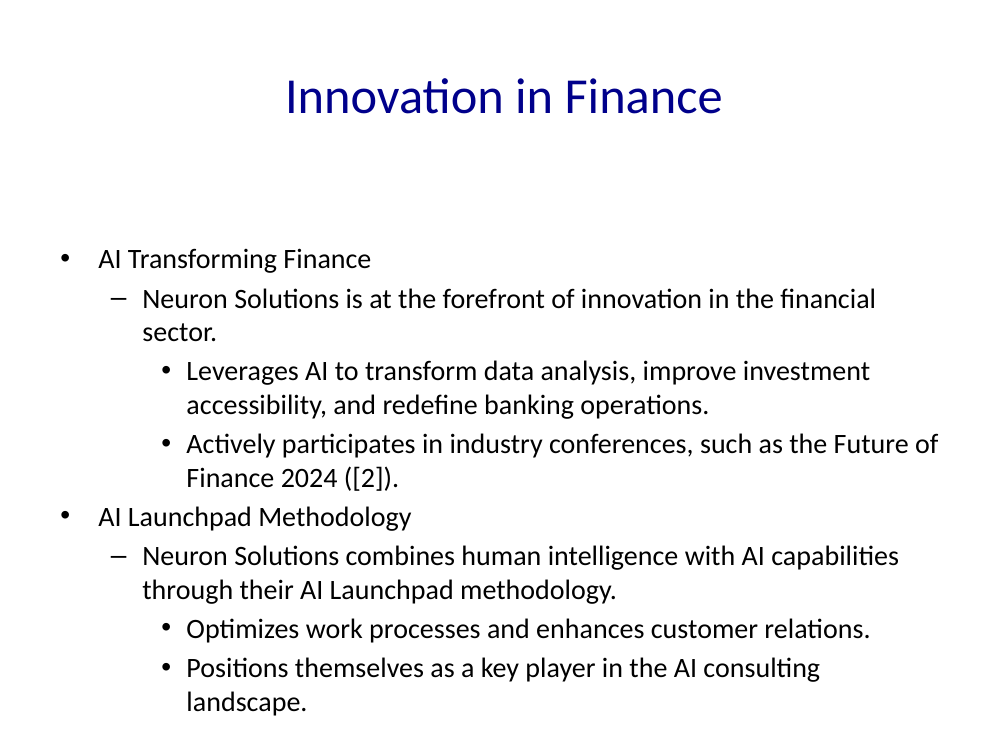
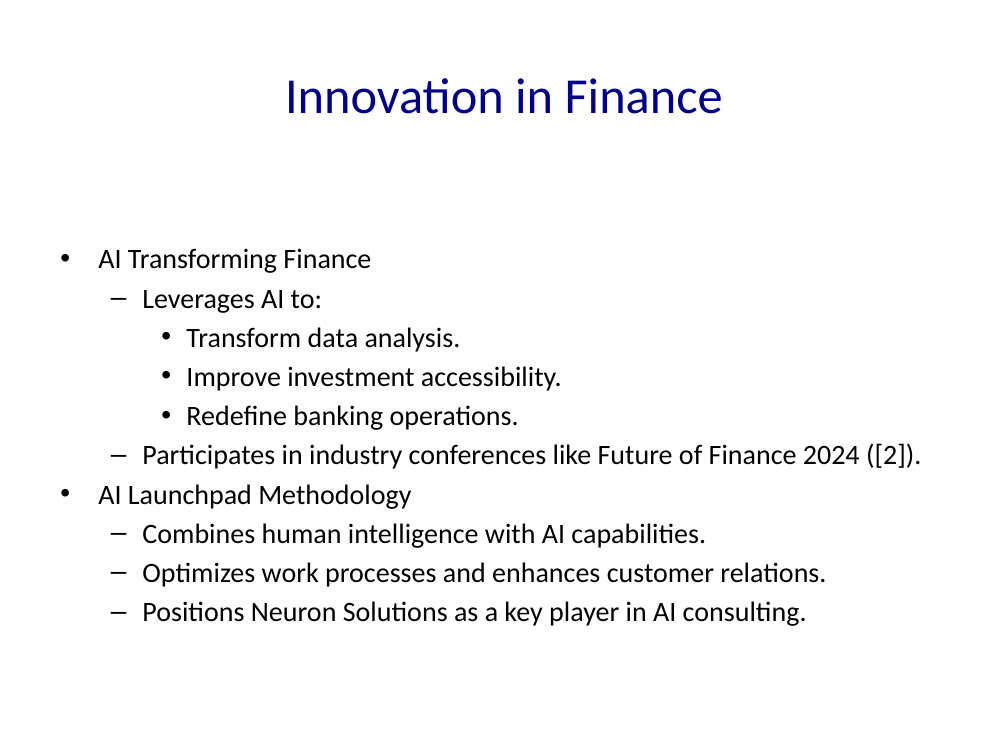
Before and after one commit to Frank-Gu-81/slides_autogeneration, a slide deck: slide 2 of Neuron_Solutions_Presentation.pptx. Drawn at 1008x756 pixels with LibreOffice and Linux fonts; fonts in the diff are those of the drawing. Boxes give left, top, right and bottom in pixels: in the first picture for what was removed or moved away, otherwise in the second. Text is boxed around its words. In the diff, an @@ line names an element or a change of style, - is before the commit and + after.

```diff
--- a/Neuron_Solutions_Presentation.pptx
+++ b/Neuron_Solutions_Presentation.pptx
@@ text at (x1=142, y1=290, x2=921, y2=469): text changed @@
-  – Neuron Solutions is at the forefront of innovation in the financial sector.
-    • Leverages AI to transform data analysis, improve investment accessibility, and redefine banking operations.
-    • Actively participates in industry conferences, such as the Future of Finance 2024 ([2]).
+  – Leverages AI to:
+    • Transform data analysis.
+    • Improve investment accessibility.
+    • Redefine banking operations.
+  – Participates in industry conferences like Future of Finance 2024 ([2]).
@@ text at (x1=142, y1=523, x2=706, y2=548): text changed @@
-  – Neuron Solutions combines human intelligence with AI capabilities through their AI Launchpad methodology.
+  – Combines human intelligence with AI capabilities.
@@ text at (x1=142, y1=562, x2=826, y2=587): bullet • to –; list level 3 to 2 in "Optimizes work processes and enhances ..." @@
@@ text at (x1=142, y1=601, x2=807, y2=626): text changed @@
-    • Positions themselves as a key player in the AI consulting landscape.
+  – Positions Neuron Solutions as a key player in AI consulting.
```
Also in this commit, not shown: 50 other slides changed, 22 slides added, 4 slides removed, 9 other files.
